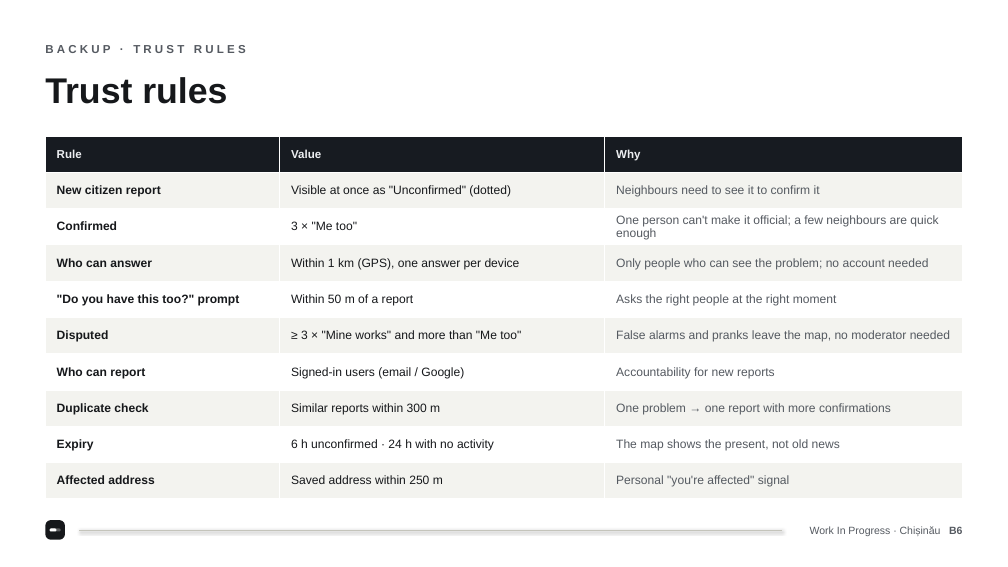
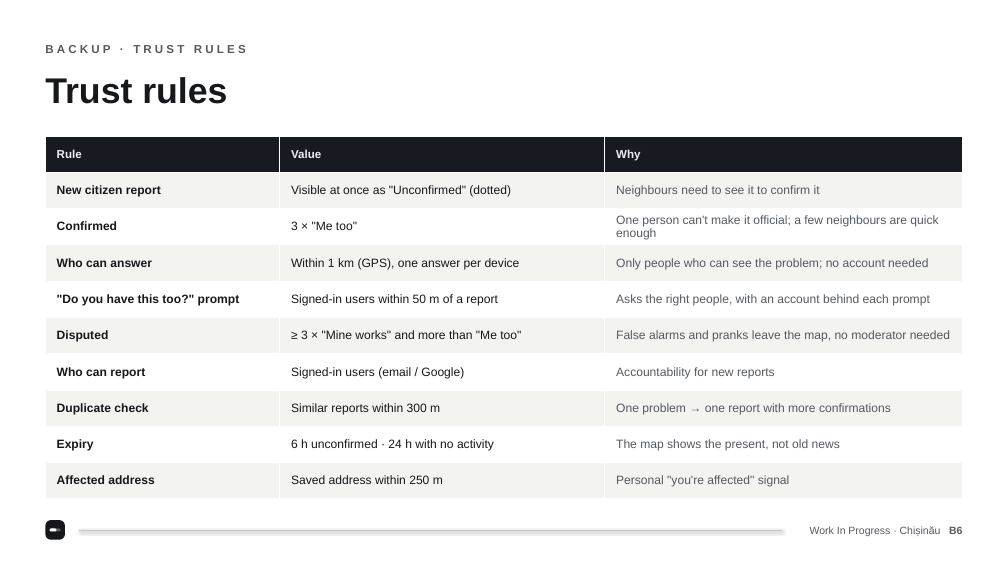
Before and after one commit to CataragaMaxim/wip_gigahack, a slide deck: slide 17 of docs/WorkInProgress-Pitch.pptx (slide 16 before the commit). Drawn at 1008x567 pixels with LibreOffice and Linux fonts; fonts in the diff are those of the drawing. Boxes give left, top, right and bottom in pixels: in the first picture for what was removed or moved away, otherwise in the second. Text is boxed around its words. In the diff, an @@ line names an element or a change of style, - is before the commit and + after.

```diff
--- a/docs/WorkInProgress-Pitch.pptx
+++ b/docs/WorkInProgress-Pitch.pptx
@@ table at <box>45,136,963,499</box> @@
-row 5, column 2: Within 50 m of a report
+row 5, column 2: Signed-in users within 50 m of a report
-row 5, column 3: Asks the right people at the right moment
+row 5, column 3: Asks the right people, with an account behind each prompt
```
Also in this commit, not shown: 7 other slides changed, 1 slide added, 5 other files.
